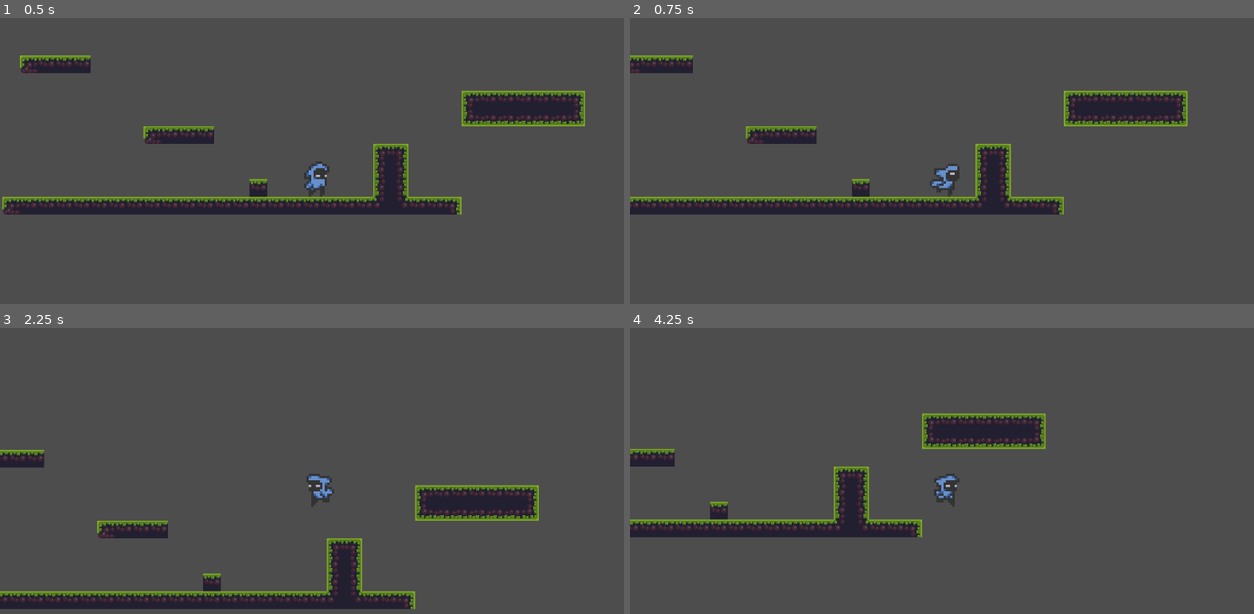
Above: before the commit, frames 1-4 (two rows, left to right).
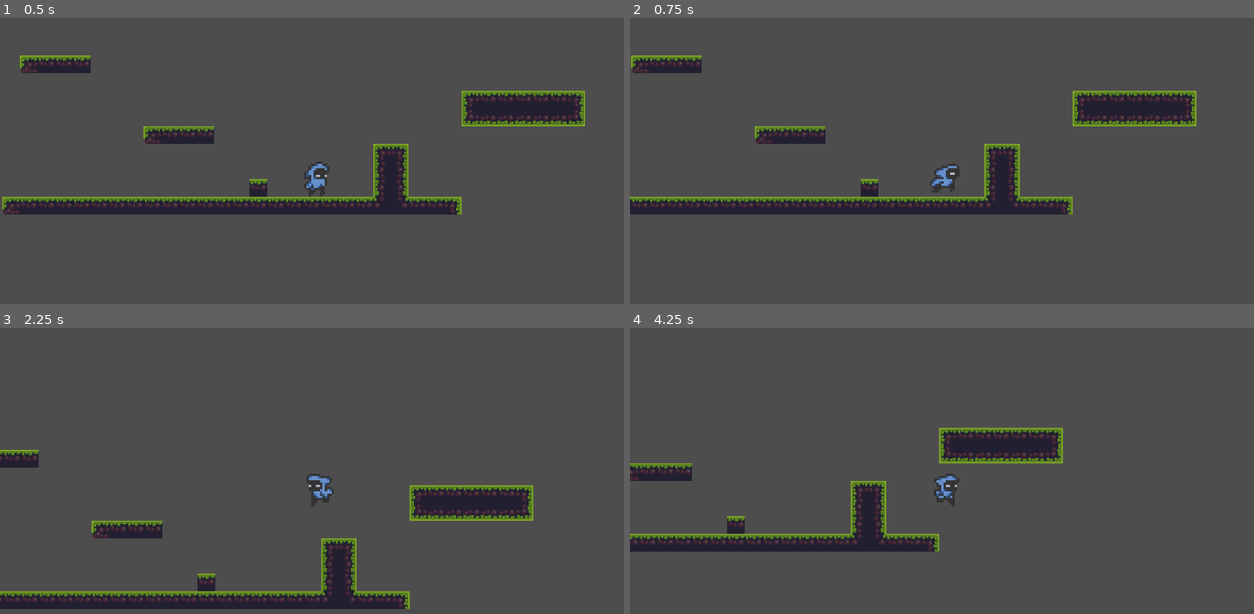
Above: after the commit, the same moments.

Repository: Veddersboy/millennium
Game: Godot game, scene res://Scenes/game.tscn
The game is run twice, just before and just after one commit, with the same random seed, the same clock (stepped at 60 frames per second) and the same inputs.
Inputs (mouse positions are in pixels of both pictures, inside the frame that each line leads up to):
- Up to frame 1 (0.5 s): no input
- Up to frame 2 (0.75 s): move the mouse to (1085, 178) at 0.52 s; hold D (move_right) from 0.53 s (still down); hold S (crouch) from 0.53 s (still down)
- Up to frame 3 (2.25 s): tap Space (jump) at 0.77, 1.07, 1.52, 1.82 s; right-click (455, 488) at 0.8 s; move the mouse to (193, 525) at 1.27 s; release S (crouch) at 1.28 s; right-click (193, 525) at 1.35 s; tap W (look-up) at 1.55, 2.1 s; move the mouse to (380, 428) at 2.02 s; release D (move_right) at 2.03 s; hold A (move_left) from 2.03 s (still down); hold Space (jump) from 2.03 s (still down)
- Up to frame 4 (4.25 s): move the mouse to (917, 579) at 2.77 s; release A (move_left) at 2.78 s; release Space (jump) at 2.78 s; hold D (move_right) from 2.78 s (still down); tap Space (jump) at 2.85, 3.02, 3.32, 3.77, 4.07 s; tap S (crouch) at 3.05 s; move the mouse to (1141, 559) at 3.52 s; click (1141, 559) at 3.6 s; right-click (1141, 559) at 3.8 s

Frame 1 is identical in both runs. In frame 2, 4.0% of the frame differs, in the area x 0-91%, y 13-69%; in frame 3, 3.2%; in frame 4, 11%, in the area x 0-70%, y 29-79%.

Commit message:
Input manager implementation + remove .tmp files

Diff:
--- a/Scenes/dash.gd
+++ b/Scenes/dash.gd
@@ -14,10 +14,9 @@
 	super()
 	dash_time = 0
 	parent.animations.play("dash")
-	var input_dir = Input.get_axis("move_left", "move_right")
-	if input_dir != 0:
-		parent.animations.flip_h = input_dir == -1
-		parent.velocity.x = parent.dash_speed * input_dir
+	if input.direction.x != 0:
+		parent.animations.flip_h = input.direction.x == -1
+		parent.velocity.x = parent.dash_speed * input.direction.x
 	else:
 		parent.velocity.x = parent.dash_speed * (1 if !parent.animations.flip_h else -1)
 	parent.velocity.y = 0 #Horizontal Dash only atm
--- /dev/null
+++ b/Scenes/input_manager.gd
@@ -0,0 +1,21 @@
+extends Node
+
+var jump_pressed := false
+var jump_released := false
+var jump_held := false
+var direction := Vector2.ZERO
+
+func _unhandled_input(event: InputEvent):
+	if event.is_action_pressed("jump"):
+		jump_pressed = true
+		jump_held = true
+	if event.is_action_released("jump"):
+		jump_held = false
+		jump_released = true
+
+func _process(_delta):
+	direction = Input.get_vector("move_left","move_right","look-up","crouch")
+
+func reset():
+	jump_pressed = false
+	jump_released = false
--- a/Scenes/player.tscn
+++ b/Scenes/player.tscn
@@ -9,6 +9,7 @@
 [ext_resource type="Texture2D" uid="uid://b41oro1k00r0" path="res://assets/herochar sprites(new)/herochar_spritesheet(new).png" id="4_8erm5"]
 [ext_resource type="Texture2D" uid="uid://cfh4o2qair8e1" path="res://assets/herochar sprites(new)/herochar_run_anim_strip_6.png" id="4_fkybt"]
 [ext_resource type="Script" uid="uid://mj6xshix23yj" path="res://scripts/state_machine.gd" id="9_f1ek2"]
+[ext_resource type="Script" uid="uid://bmjowmndjtf1l" path="res://Scenes/input_manager.gd" id="9_h4iuc"]
 [ext_resource type="Script" uid="uid://dx3ckph7813wr" path="res://scripts/idle.gd" id="10_gymyn"]
 [ext_resource type="Script" uid="uid://bkag8835202qb" path="res://scripts/move.gd" id="11_pu2lt"]
 [ext_resource type="Script" uid="uid://c30pektmsro0v" path="res://scripts/jump.gd" id="11_ukyrk"]
@@ -303,6 +304,9 @@
 
 [node name="DashCD" type="Timer" parent="."]
 wait_time = 0.8
+
+[node name="input_manager" type="Node" parent="."]
+script = ExtResource("9_h4iuc")
 
 [node name="state_machine" type="Node" parent="." node_paths=PackedStringArray("starting_state")]
 script = ExtResource("9_f1ek2")
--- a/scripts/fall.gd
+++ b/scripts/fall.gd
@@ -12,19 +12,18 @@
 	super()
 	parent.animations.play("fall")
 
-func process_input (event: InputEvent) -> State:
+func process_input (input: Node) -> State:
 	if Input.is_action_just_pressed("dash"):
 		return dash_state
 	return null
 
 func process_physics(delta) -> State:
-	var input_dir = Input.get_axis("move_left", "move_right")
-	parent.animations.flip_h = input_dir == -1 if input_dir != 0 else parent.animations.flip_h
-	parent.velocity.x = move_toward(parent.velocity.x, input_dir * parent.maxSpeed, parent.acceleration * delta)
+	parent.animations.flip_h = input.direction.x == -1 if input.direction.x != 0 else parent.animations.flip_h
+	parent.velocity.x = move_toward(parent.velocity.x, input.direction.x * parent.maxSpeed, parent.acceleration * delta)
 	parent.velocity.y += parent.gravity * delta
 
 	if parent.is_on_floor():
-		if input_dir != 0 && abs(parent.velocity.x) < parent.minSpeed:
+		if input.direction.x != 0 && abs(parent.velocity.x) < parent.minSpeed:
 			return idle_state
 		else:
 			return move_state
--- a/scripts/idle.gd
+++ b/scripts/idle.gd
@@ -15,8 +15,8 @@
 	parent.animations.play("idle")
 	#parent.velocity.x = 0 #Consider using move_toward here to gradually slow player
 
-func process_input(event: InputEvent) -> State:
-	if Input.is_action_just_pressed("jump") and parent.is_on_floor():
+func process_input(input: Node) -> State:
+	if input.jump_pressed and parent.is_on_floor():
 		return jump_state
 	if Input.get_axis("move_left","move_right") != 0:
 		return move_state
--- a/scripts/jump.gd
+++ b/scripts/jump.gd
@@ -11,15 +11,14 @@
 	parent.velocity.y = parent.jump_velocity
 	parent.animations.play("jump")
 
-func process_input (event: InputEvent) -> State:
+func process_input (input: Node) -> State:
 	if Input.is_action_just_pressed("dash"):
 		return dash_state
 	return null
 
 func process_physics(delta) -> State:
-	var input_dir = Input.get_axis("move_left", "move_right")
-	parent.animations.flip_h = input_dir == -1 if input_dir != 0 else parent.animations.flip_h
-	parent.velocity.x = move_toward(parent.velocity.x, input_dir * parent.maxSpeed, parent.acceleration * delta)
+	parent.animations.flip_h = input.direction.x == -1 if input.direction.x != 0 else parent.animations.flip_h
+	parent.velocity.x = move_toward(parent.velocity.x, input.direction.x * parent.maxSpeed, parent.acceleration * delta)
 
 	parent.velocity.y += parent.gravity * delta
 
--- a/scripts/move.gd
+++ b/scripts/move.gd
@@ -14,8 +14,8 @@
 	super()
 	parent.animations.play("move_right")
 
-func process_input (event: InputEvent) -> State:
-	if Input.is_action_just_pressed("jump") and parent.is_on_floor():
+func process_input (input: Node) -> State:
+	if input.jump_pressed and parent.is_on_floor():
 		return jump_state
 	if Input.is_action_just_pressed("dash"):
 		return dash_state
@@ -28,13 +28,12 @@
 
 	parent.animations.flip_v = false
 	#Velocity application if state remains
-	var input_dir = Input.get_axis("move_left", "move_right")
-	if input_dir == 0:
+	if input.direction.x == 0:
 		if abs(parent.velocity.x) < parent.minSpeed:
 			return idle_state
 		parent.velocity.x = move_toward(parent.velocity.x, 0, parent.friction * delta)
 	else:
-		parent.animations.flip_h = input_dir == -1 if input_dir != 0 else parent.animations.flip_h
-		parent.velocity.x = move_toward(parent.velocity.x, input_dir * parent.maxSpeed, parent.acceleration * delta)
+		parent.animations.flip_h = input.direction.x == -1 if input.direction.x != 0 else parent.animations.flip_h
+		parent.velocity.x = move_toward(parent.velocity.x, input.direction.x * parent.maxSpeed, parent.acceleration * delta)
 	parent.move_and_slide()
 	return null
--- a/scripts/player.gd
+++ b/scripts/player.gd
@@ -5,6 +5,8 @@
 var animations : AnimatedSprite2D = $AnimatedSprite2D
 @onready
 var state_machine = $state_machine
+@onready
+var input = $input_manager
 
 @onready var idle_state = $state_machine/idle
 @onready var move_state = $state_machine/move
@@ -38,11 +40,12 @@
 	state_machine.init(self)
 
 func _unhandled_input(event: InputEvent) -> void:
-	state_machine.process_input(event)
+	pass #Handled by input_manager
 
 func _physics_process(delta: float) -> void:
-	# var input_dir = Input.get_action_strength("move_right") - Input.get_action_strength("move_left")
+	state_machine.process_input(input)
 	state_machine.process_physics(delta)
+	input.reset()
 
 func _process(delta: float) -> void:
 	state_machine.process_frame(delta)
--- a/scripts/state.gd
+++ b/scripts/state.gd
@@ -2,9 +2,10 @@
 class_name State
 
 var parent: Player
+var input : Node #Init in statemachine
 
 func enter(): pass
 func exit(): pass
-func process_input(event: InputEvent) -> State: return null
+func process_input(input: Node) -> State: return null
 func process_physics(delta: float) -> State: return null
 func process_frame(delta: float) -> State: return null
--- a/scripts/state_machine.gd
+++ b/scripts/state_machine.gd
@@ -8,6 +8,7 @@
 	for child in get_children():
 		if child is State:
 			child.parent = p
+			child.input = p.input
 	change_state(starting_state)
 
 func change_state(new_state: State):
@@ -16,8 +17,8 @@
 	current_state = new_state
 	current_state.enter()
 
-func process_input(event: InputEvent):
-	var new_state = current_state.process_input(event)
+func process_input(input: Node):
+	var new_state = current_state.process_input(input)
 	if new_state:
 		change_state(new_state)
 
Not shown, added: Scenes/input_manager.gd.uid
Not shown: 1 places in Scenes/player.tscn that only renumber resources
Not shown, removed: Scenes/game.tscn9870106266.tmp
Not shown, removed: Scenes/game.tscn9875585651.tmp
Not shown, removed: Scenes/player.tscn1018225296.tmp
Not shown, removed: Scenes/player.tscn255064661.tmp
Not shown, removed: Scenes/player.tscn711811369.tmp
